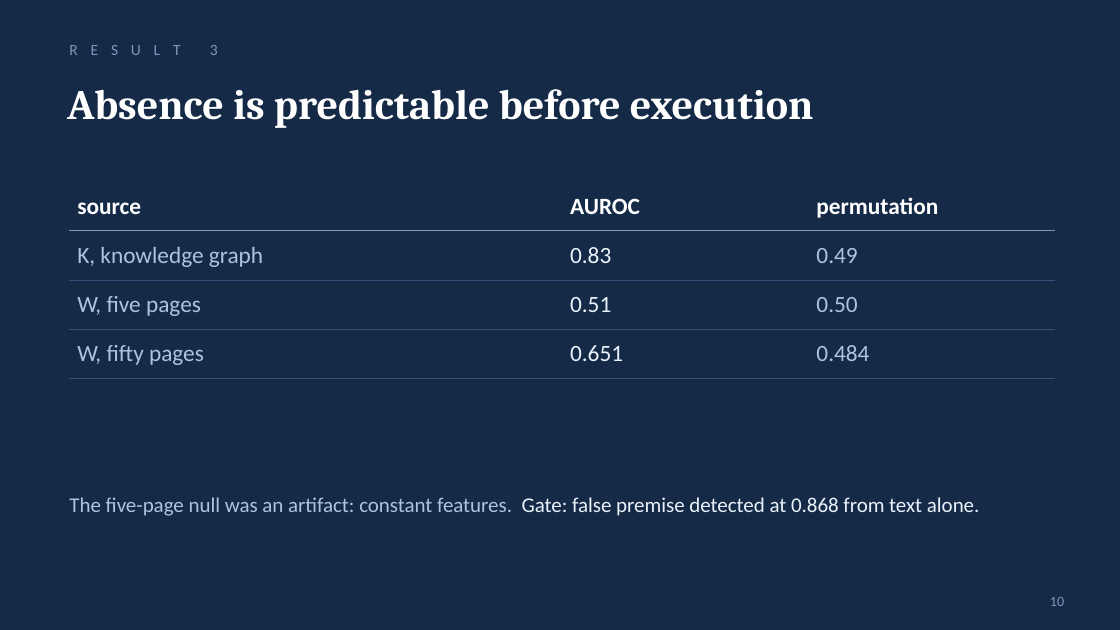
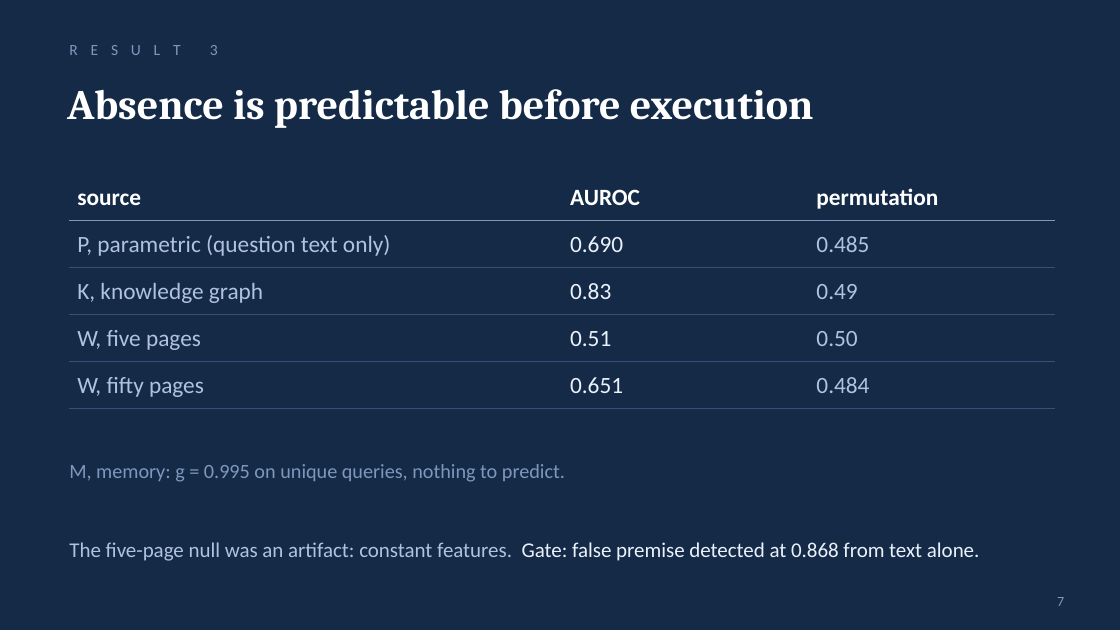
Before and after one commit to shecode-hue/knowing-where-not-to-look, a slide deck: slide 7 of presentation/knowing_where_not_to_look.pptx (slide 10 before the commit). Drawn at 1120x630 pixels with LibreOffice and Linux fonts; fonts in the diff are those of the drawing. Boxes give left, top, right and bottom in pixels: in the first picture for what was removed or moved away, otherwise in the second. Text is boxed around its words. In the diff, an @@ line names an element or a change of style, - is before the commit and + after.

```diff
--- a/presentation/knowing_where_not_to_look.pptx
+++ b/presentation/knowing_where_not_to_look.pptx
@@ table at [69, 174, 1055, 401] @@
+row 2: P, parametric (question text only) | 0.690 | 0.485
@@ table: place and size @@
-table at [69, 181, 1055, 369]
+table at [69, 174, 1055, 401]
@@ text added at [69, 464, 565, 482], 13 pt, text #7E97BC @@
+M, memory: g = 0.995 on unique queries, nothing to predict.
@@ text "The five-page null was an ...": place and size @@
-text "The five-page null was an ..." at [69, 497, 980, 516]
+text "The five-page null was an ..." at [69, 542, 980, 561]
@@ page number at [1057, 597, 1064, 606]: text changed @@
-10
+7
```
Also in this commit, not shown: 1 other slide changed, 3 slides removed, 3 other files.
